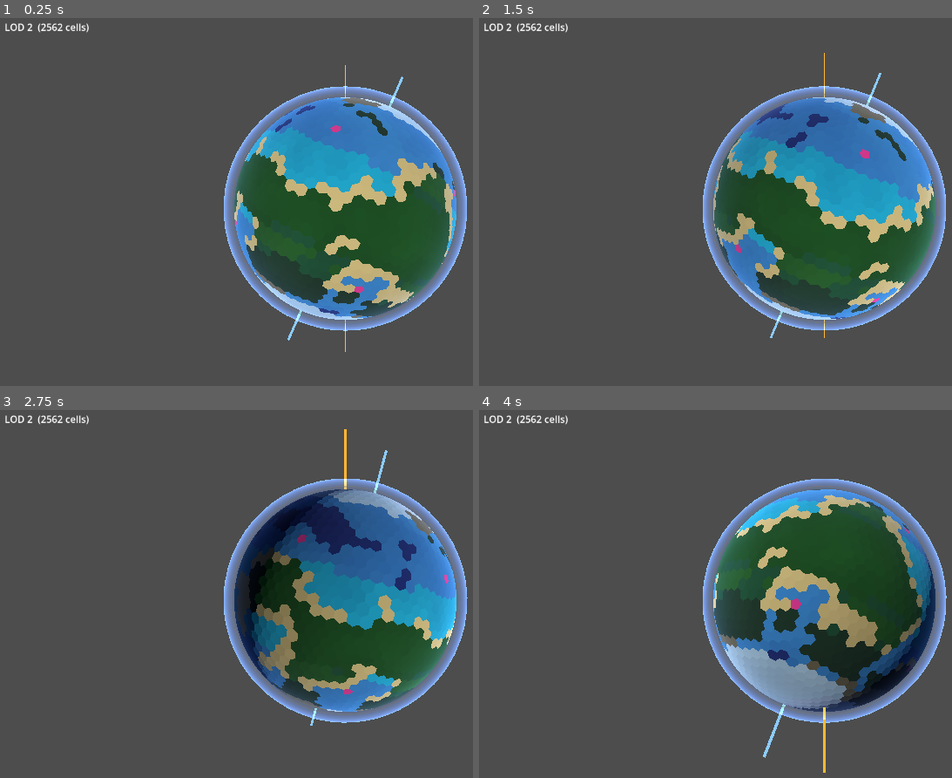
Above: before the commit, frames 1-4 (two rows, left to right).
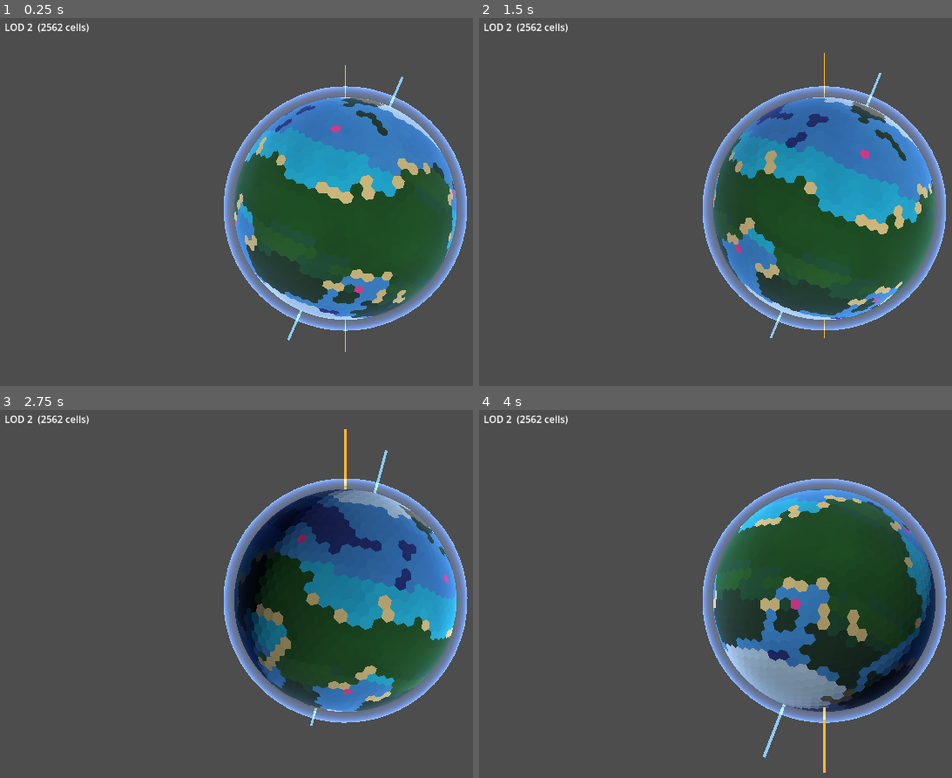
Above: after the commit, the same moments.

Repository: Halfwhit/hex-planet-gen
Game: Godot game, scene res://scenes/Main.tscn
Two runs of this game, one before a commit and one after it. Both use one fixed random seed, a clock stepped at 60 frames per second and the inputs below.
Inputs (mouse positions are in pixels of both pictures, inside the frame that each line leads up to):
- Up to frame 1 (0.25 s): no input
- Up to frame 2 (1.5 s): tap Enter at 0.5 s; move the mouse to (outside the picture) at 0.52 s; tap E at 0.6 s; click (outside the picture) at 0.67 s; drag from (687, 227) to (791, 286) at 1.27 s
- Up to frame 3 (2.75 s): move the mouse to (416, 513) at 2.02 s; tap E at 2.1 s; click (416, 513) at 2.17 s
- Up to frame 4 (4 s): drag from (791, 678) to (616, 542) at 2.77 s; move the mouse to (outside the picture) at 3.52 s; tap E at 3.6 s; click (outside the picture) at 3.67 s

The runs differ from the first frame. In frame 1, 1.8% of the frame differs, in the area x 49-96%, y 21-82%; in frame 2, 1.4%; in frame 3, 1.4%; in frame 4, 2.2%, in the area x 50-94%, y 24-82%.

Commit message:
Shrink polar caps and beaches for more realistic proportions
Reduce polar ice cap temperature threshold from 0.08 → 0.05 and tundra
from 0.20 → 0.13 so frigid zones cover only the highest latitudes.
Tighten coastal beach altitude cap from 0.10 → 0.04 so beaches appear
as a narrow strip at the waterline rather than covering broad lowlands.

Co-Authored-By: Claude Sonnet 4.6 <noreply@anthropic.com>

Diff:
--- a/scripts/HexPlanet.gd
+++ b/scripts/HexPlanet.gd
@@ -209,11 +209,11 @@
 		return BIOME_ICE if temperature < 0.25 else BIOME_SNOW
 
 	# Polar ice cap.
-	if temperature < 0.08:
+	if temperature < 0.05:
 		return BIOME_ICE
 
 	# Sub-polar tundra.
-	if temperature < 0.20:
+	if temperature < 0.13:
 		return BIOME_TUNDRA
 
 	# Rocky mountains at moderate altitude (below the snow line).
@@ -225,7 +225,8 @@
 		return BIOME_BOREAL_FOREST if moisture > 0.42 else BIOME_TUNDRA
 
 	# Coastal beach — warm, low-lying, ocean-adjacent.
-	var coastal: bool = near_ocean and alt < 0.10
+	# Tight altitude cap keeps beaches as a narrow strip right at the waterline.
+	var coastal: bool = near_ocean and alt < 0.04
 
 	# Temperate zone.
 	if temperature < 0.60:
